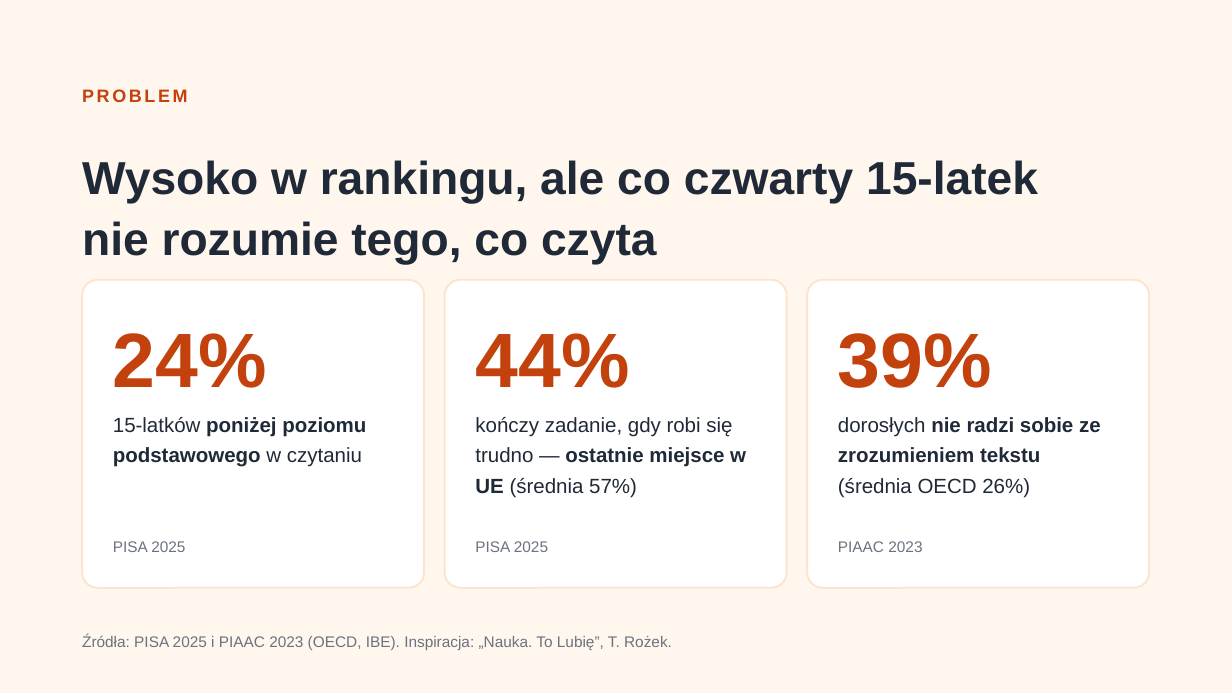
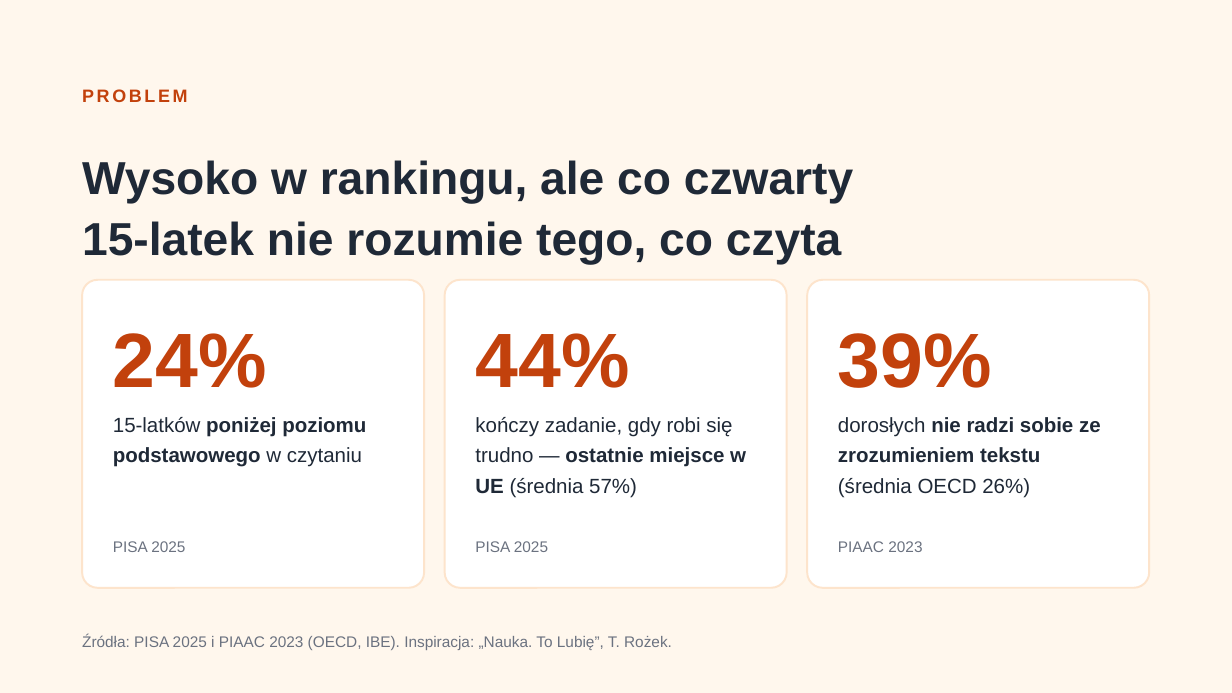
Before and after one commit to Drop-the-Base/dezanalfabetyzator, a slide deck: slide 2 of docs/pitch/Sztafeta-Slow.pptx. Drawn at 1232x693 pixels with LibreOffice and Linux fonts; fonts in the diff are those of the drawing. Boxes give left, top, right and bottom in pixels: in the first picture for what was removed or moved away, otherwise in the second. Text is boxed around its words. In the diff, an @@ line names an element or a change of style, - is before the commit and + after.

```diff
--- a/docs/pitch/Sztafeta-Slow.pptx
+++ b/docs/pitch/Sztafeta-Slow.pptx
@@ text at box(82, 160, 853, 264): text changed @@
-Wysoko w rankingu, ale co czwarty 15-latek nie rozumie tego, co czyta
+Wysoko w rankingu, ale co czwarty
+15-latek nie rozumie tego, co czyta
```
Also in this commit, not shown: 1 other slide changed, 1 other file.
